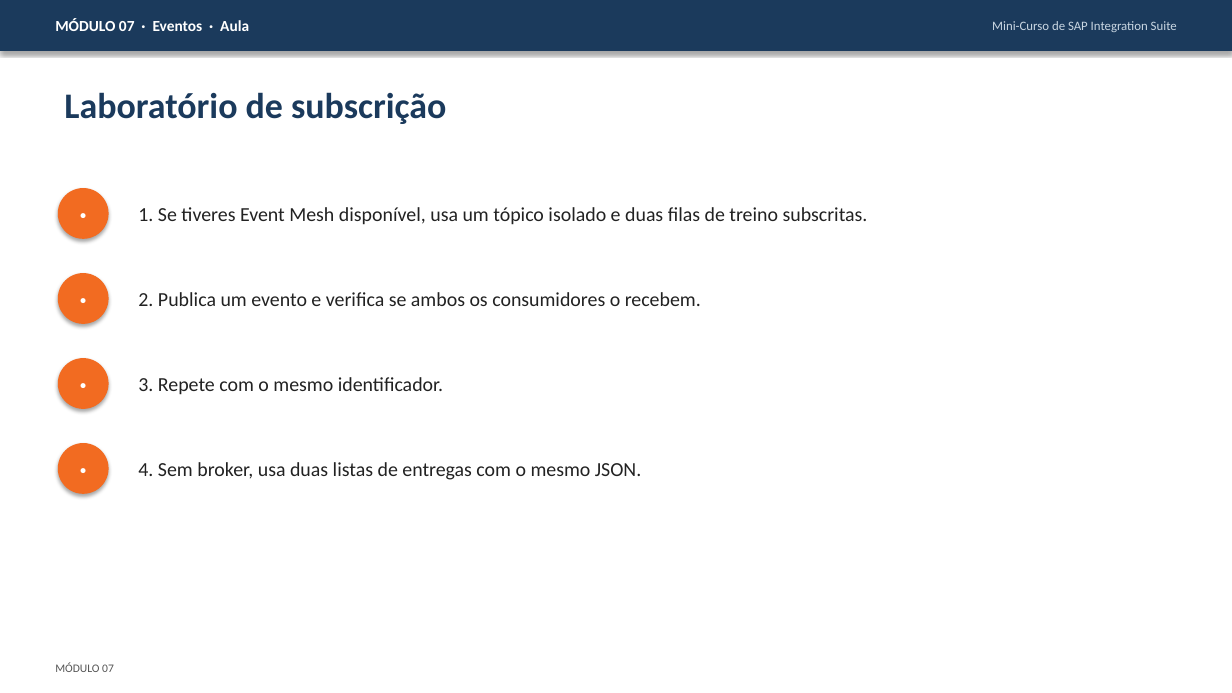
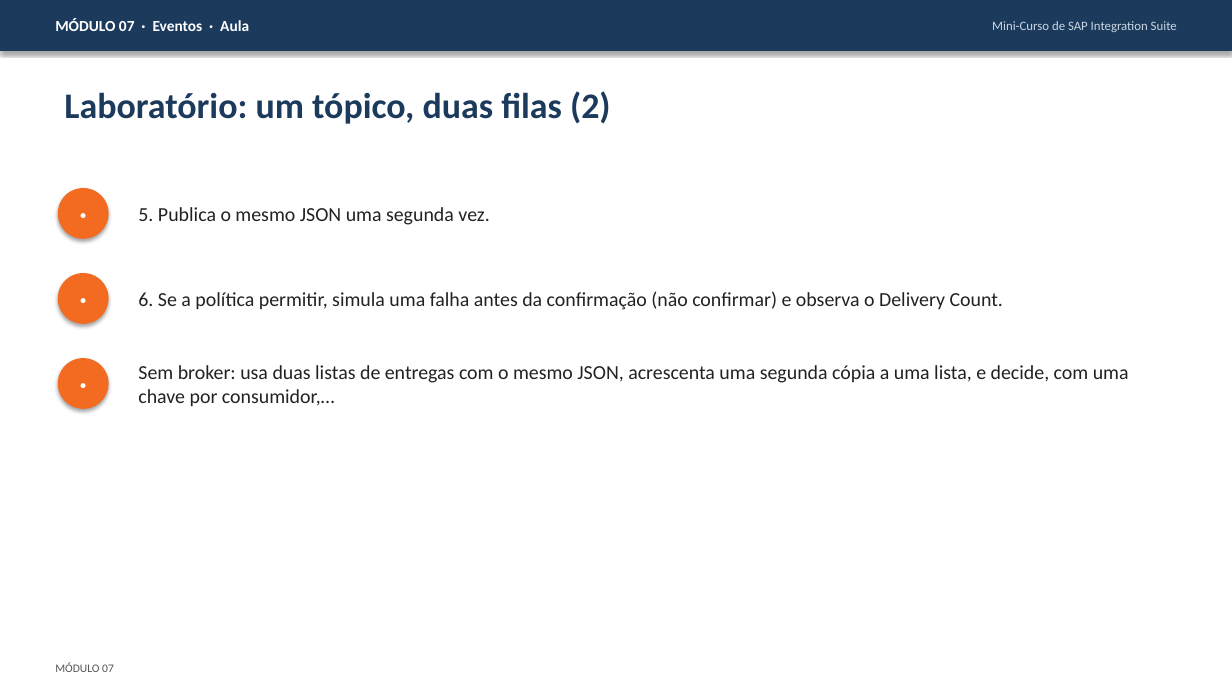
Before and after one commit to AdrianoHebreu/estudos, a slide deck: slide 31 of Integration_suite_studies/07-Eventos/07-Eventos.pptx (slide 9 before the commit). Drawn at 1232x693 pixels with LibreOffice and Linux fonts; fonts in the diff are those of the drawing. Boxes give left, top, right and bottom in pixels: in the first picture for what was removed or moved away, otherwise in the second. Text is boxed around its words. In the diff, an @@ line names an element or a change of style, - is before the commit and + after.

Commit message:
Aprofundar o curso de Integration Suite a partir da documentação oficial SAP (módulos 00 a 12, exercícios com níveis)
Módulos 00 e 02 a 12 reescritos com rótulos Documentado, Observado e Por testar; módulo 01 com observações do tenant; exercícios 1 a 34 e soluções com níveis; Office regenerado; ESTADO e READMEs atualizados (atribuição CC-BY 4.0).

```diff
--- a/Integration_suite_studies/07-Eventos/07-Eventos.pptx
+++ b/Integration_suite_studies/07-Eventos/07-Eventos.pptx
@@ text at (x1=64, y1=91, x2=611, y2=124): text changed @@
-Laboratório de subscrição
+Laboratório: um tópico, duas filas (2)
@@ text at (x1=138, y1=207, x2=489, y2=225): text changed @@
-1. Se tiveres Event Mesh disponível, usa um tópico isolado e duas filas de treino subscritas.
+5. Publica o mesmo JSON uma segunda vez.
@@ text at (x1=138, y1=291, x2=1003, y2=310): text changed @@
-2. Publica um evento e verifica se ambos os consumidores o recebem.
+6. Se a política permitir, simula uma falha antes da confirmação (não confirmar) e observa o Delivery Count.
@@ text at (x1=138, y1=365, x2=1129, y2=407): text changed @@
-3. Repete com o mesmo identificador.
+Sem broker: usa duas listas de entregas com o mesmo JSON, acrescenta uma segunda cópia a uma lista, e decide, com uma chave por consumidor,…
@@ ellipse removed at (x1=57, y1=443, x2=108, y2=494) @@
-•
@@ text removed at (x1=138, y1=462, x2=641, y2=480) @@
-4. Sem broker, usa duas listas de entregas com o mesmo JSON.
```
Also in this commit, not shown: 9 other slides changed, 27 slides added, 47 other files.
